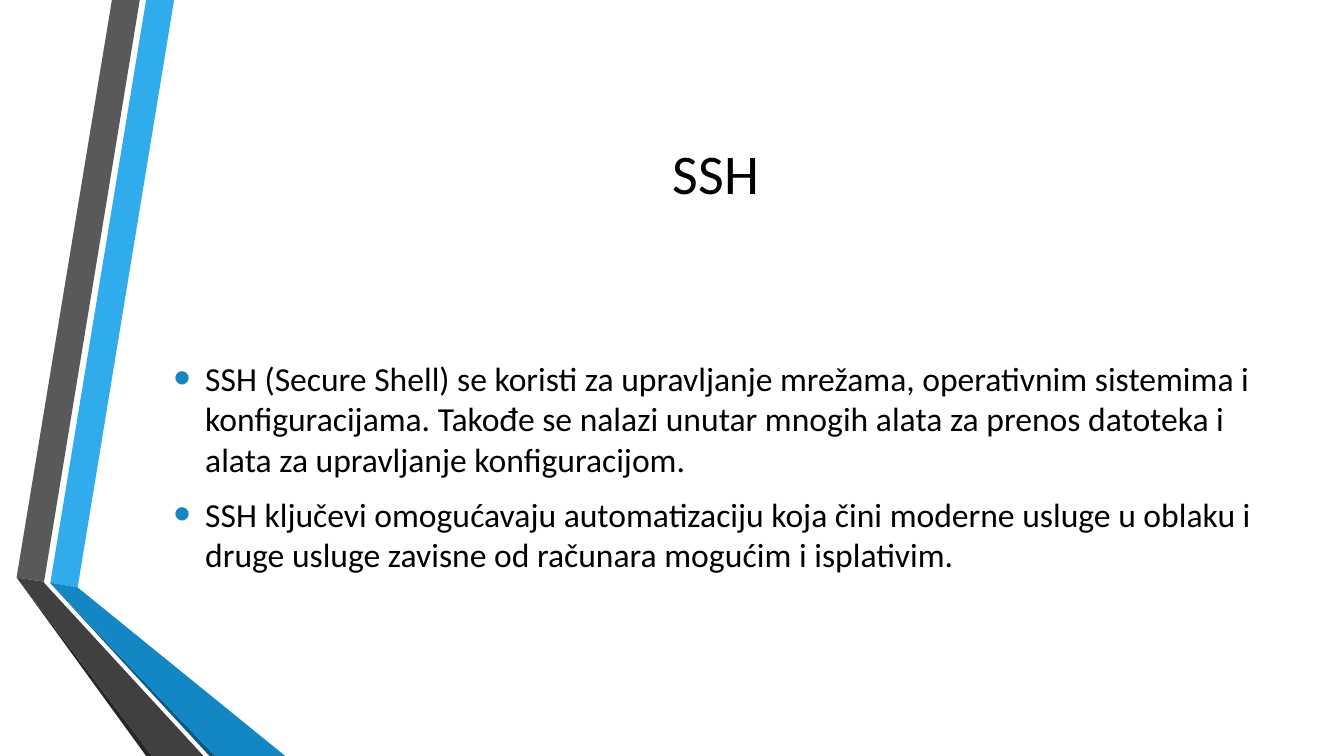
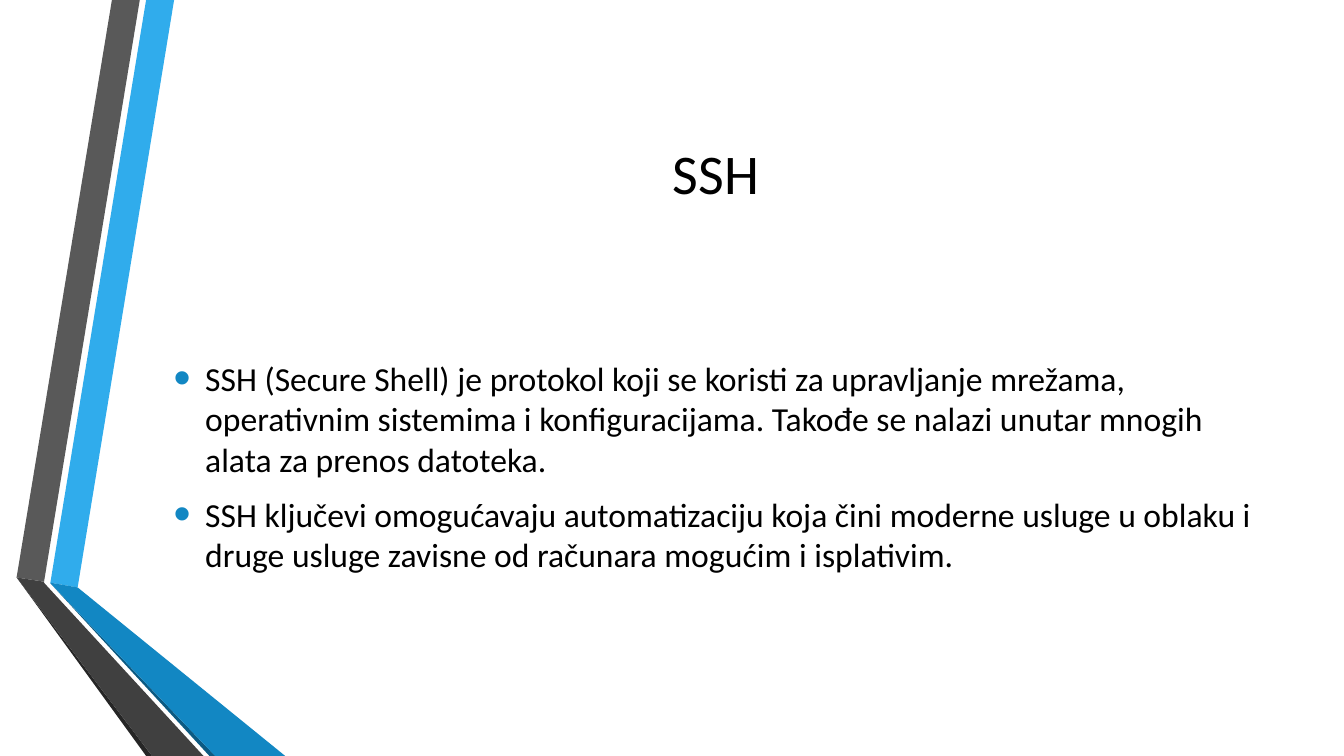
Before and after one commit to Jam052/a, a slide deck: slide 6 of Uvod u git.pptx. Drawn at 1344x756 pixels with LibreOffice and Linux fonts; fonts in the diff are those of the drawing; background and template pictures are left out. Boxes give left, top, right and bottom in pixels: in the first picture for what was removed or moved away, otherwise in the second. Text is boxed around its words. In the diff, an @@ line names an element or a change of style, - is before the commit and + after.

```diff
--- a/Uvod u git.pptx
+++ b/Uvod u git.pptx
@@ text at (205, 366, 1202, 478): text changed @@
-• SSH (Secure Shell) se koristi za upravljanje mrežama, operativnim sistemima i konfiguracijama. Takođe se nalazi unutar mnogih alata za prenos datoteka i alata za upravljanje konfiguracijom.
+• SSH (Secure Shell) je protokol koji se koristi za upravljanje mrežama, operativnim sistemima i konfiguracijama. Takođe se nalazi unutar mnogih alata za prenos datoteka.
```
Also in this commit, not shown: 2 other slides changed.
